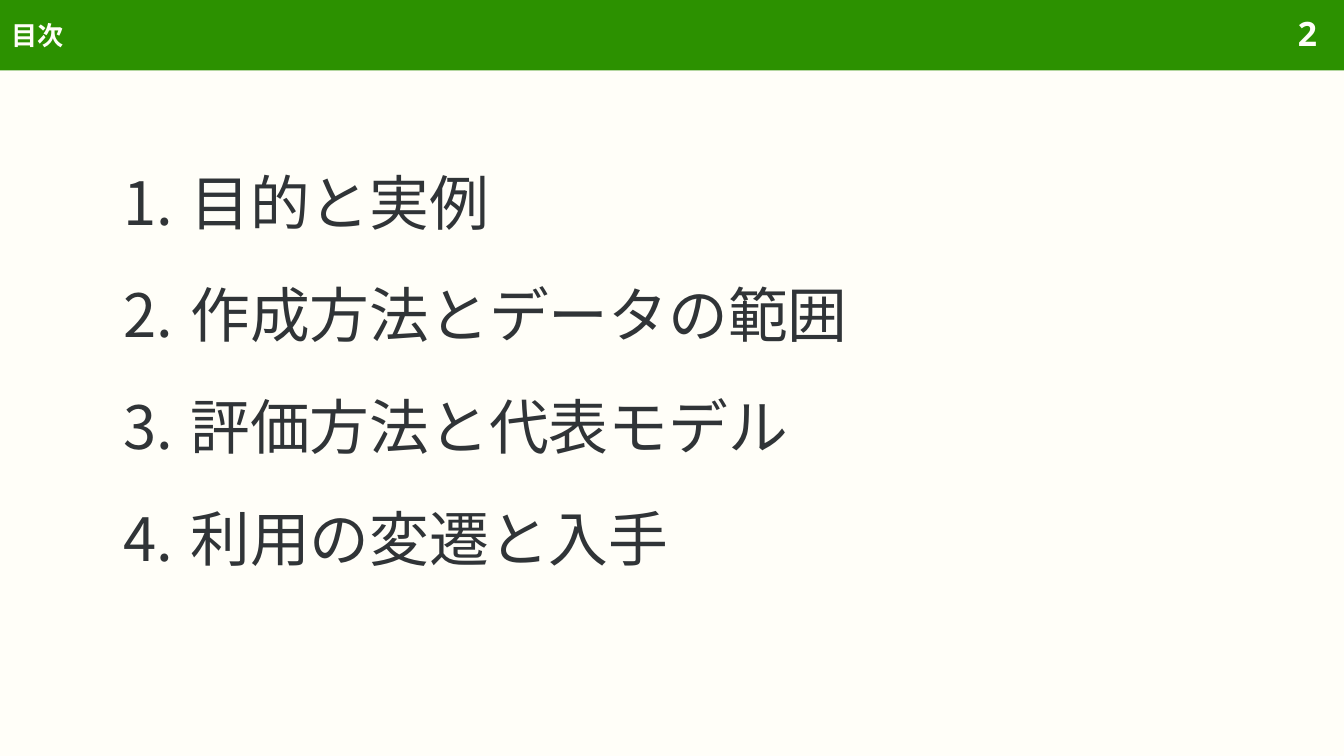
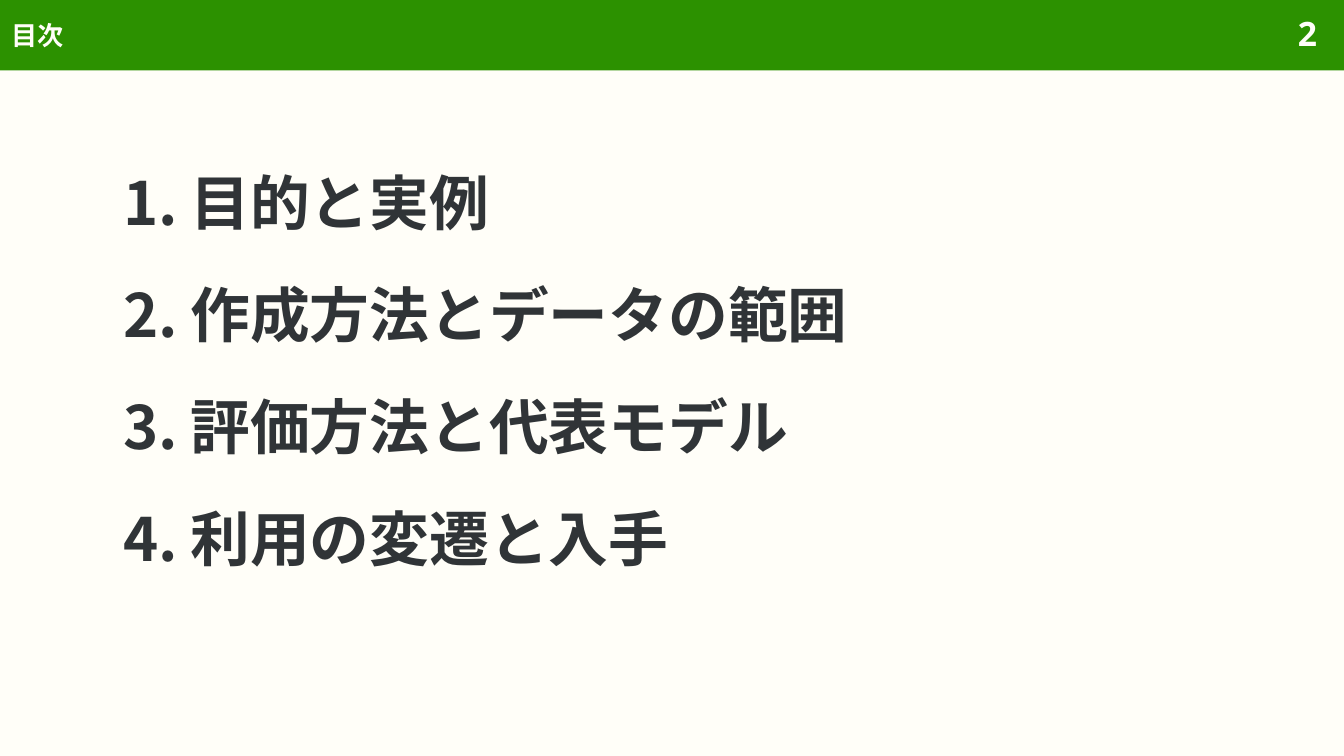
Before and after one commit to sasakiy84/datasets-in-10-minutes, a slide deck: slide 2 of slides/datasets-in-10-minutes-coco.pptx. Drawn at 1344x756 pixels with LibreOffice and Linux fonts; fonts in the diff are those of the drawing. Boxes give left, top, right and bottom in pixels: in the first picture for what was removed or moved away, otherwise in the second. Text is boxed around its words. In the diff, an @@ line names an element or a change of style, - is before the commit and + after.

```diff
--- a/slides/datasets-in-10-minutes-coco.pptx
+++ b/slides/datasets-in-10-minutes-coco.pptx
@@ text "目的と実例" at [190,174,847,567]: bold on @@
```
Also in this commit, not shown: 1 other slide changed, 3 slides added, 2 slides removed, 3 other files.
